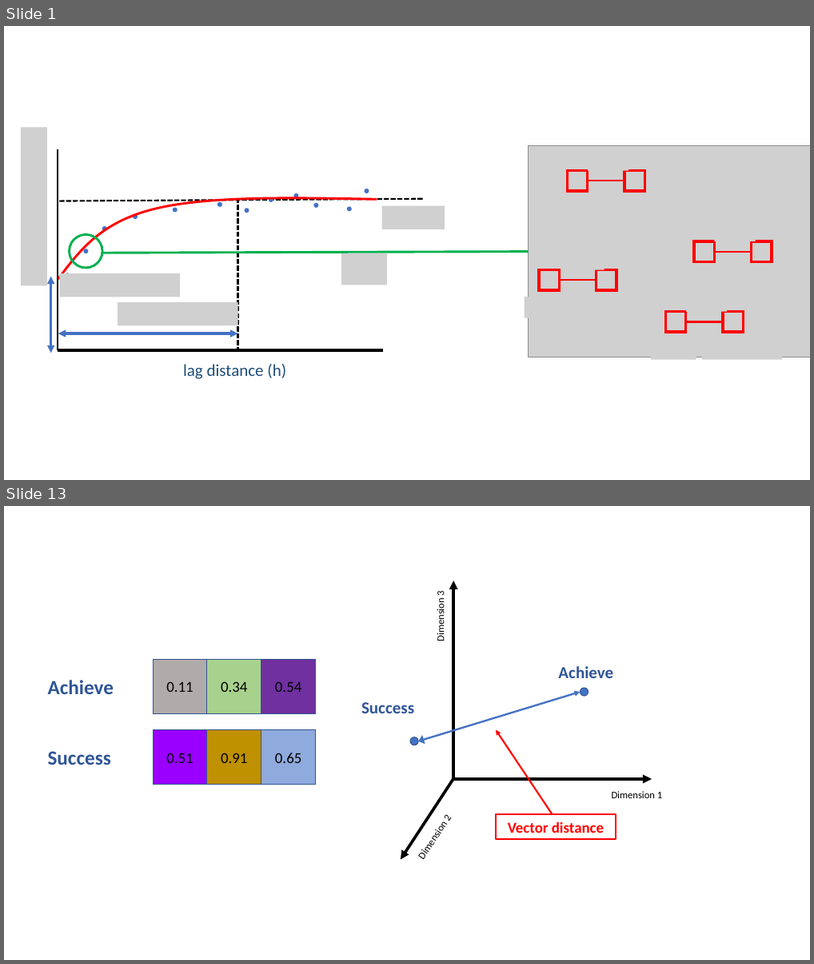
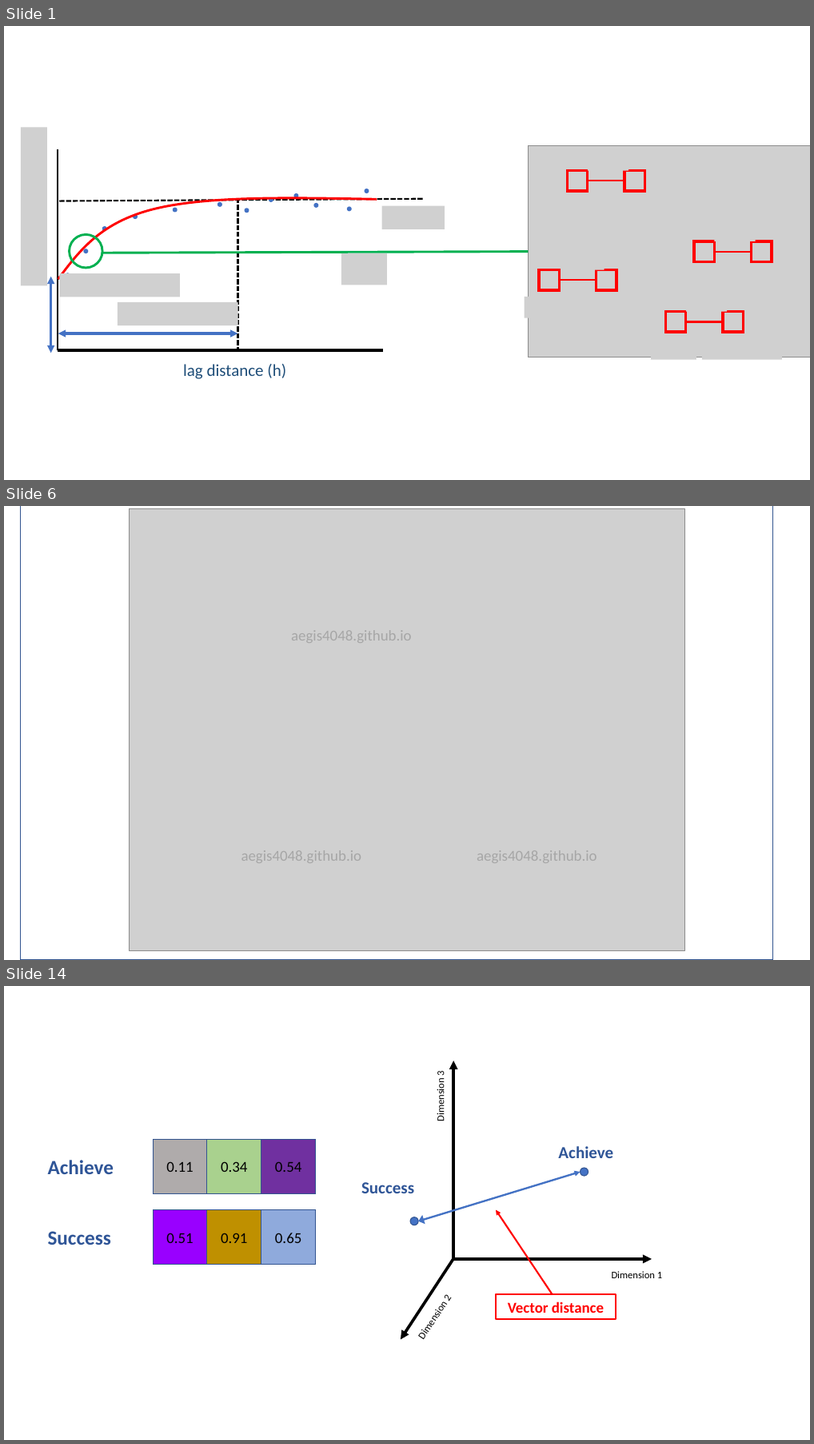
Before and after one commit to aegis4048/aegis4048.github.io-source, a slide deck: content/downloads/notebooks/spatial.pptx. Shown one above the other, each under a label of ours: slides 1 and 13 before the commit, slides 1, 6 and 14 after it; the slides between them are not shown. The pictures are 814x964 and 814x1444 pixels, drawn with LibreOffice and Linux fonts; fonts in the diff are those of the drawing; grey boxes stand for pictures. Boxes give left, top, right and bottom in pixels: in the first picture for what was removed or moved away, otherwise in the second. Text is boxed around its words. In the diff, an @@ line names an element or a change of style, - is before the commit and + after.

```diff
--- a/content/downloads/notebooks/spatial.pptx
+++ b/content/downloads/notebooks/spatial.pptx
@@ slide 6 added at (x1=4, y1=506, x2=810, y2=960), background #FFFFFF @@
@@ rectangle added at (x1=21, y1=506, x2=774, y2=960), outline #325491 1 pt @@
@@ picture added at (x1=130, y1=509, x2=685, y2=951) @@
@@ text added at (x1=291, y1=630, x2=412, y2=643), 18 pt, text #000000 at 20% opacity @@
+aegis4048.github.io
@@ text added at (x1=242, y1=850, x2=362, y2=863), 18 pt, text #000000 at 20% opacity @@
+aegis4048.github.io
@@ text added at (x1=477, y1=850, x2=598, y2=863), 18 pt, text #000000 at 20% opacity @@
+aegis4048.github.io
@@ what was slide 13 is now slide 14 @@
```
Also in this commit, not shown: 6 slides changed, 7 other slides added, 7 slides removed, 17 other files.
